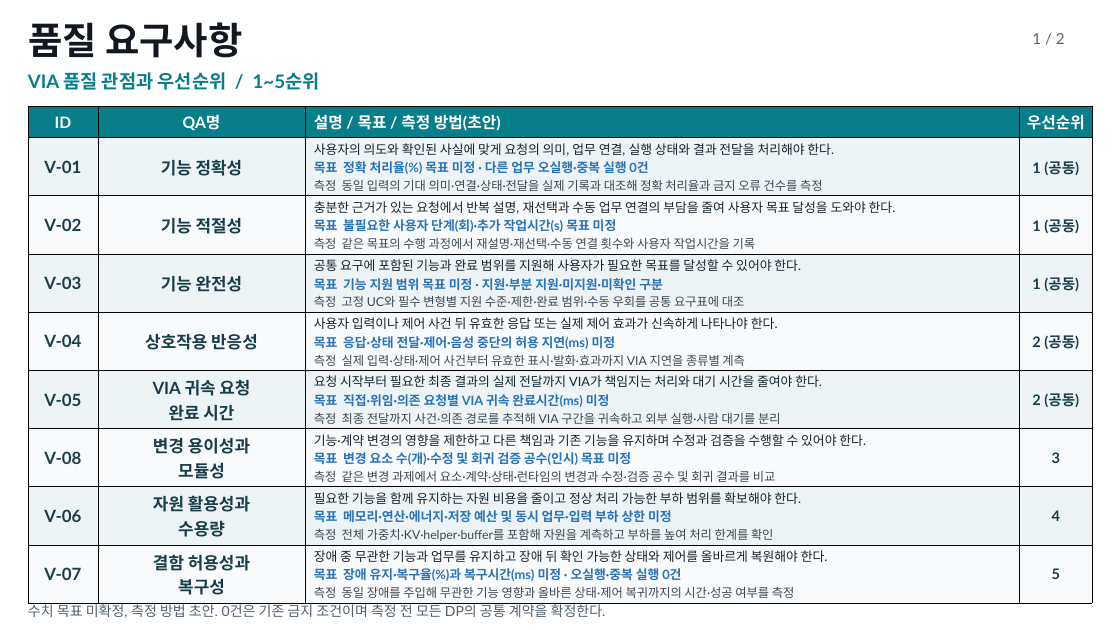
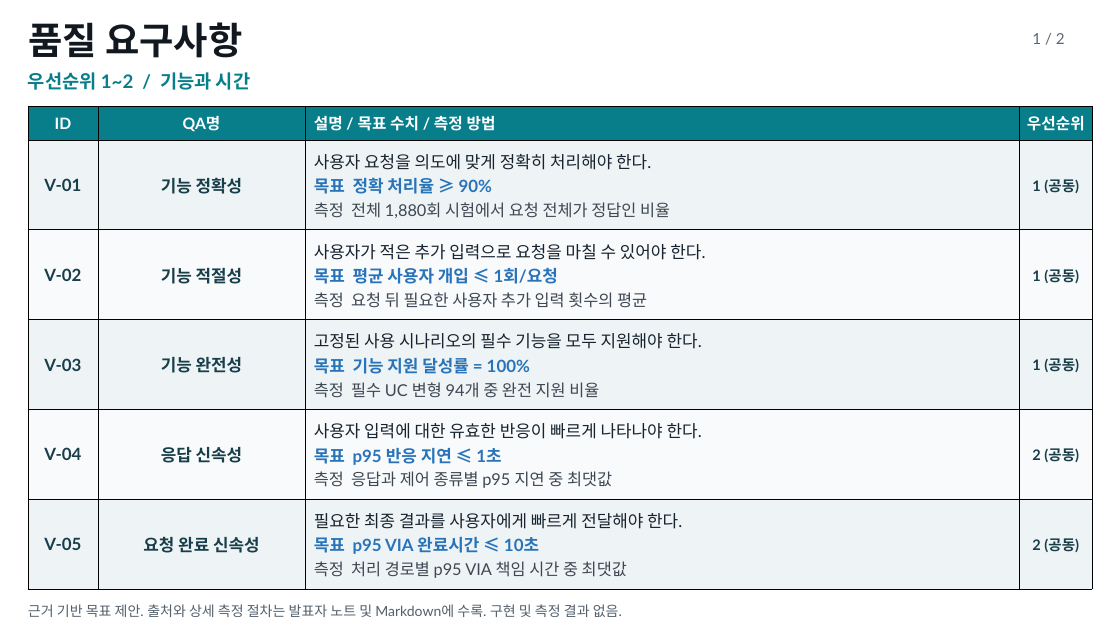
Before and after one commit to cbyche/via-sw-architecture, a slide deck: slide 1 of docs/presentations_files/quality-attributes/VIA-quality-attributes.pptx. Drawn at 1120x630 pixels with LibreOffice and Linux fonts; fonts in the diff are those of the drawing. Boxes give left, top, right and bottom in pixels: in the first picture for what was removed or moved away, otherwise in the second. Text is boxed around its words. In the diff, an @@ line names an element or a change of style, - is before the commit and + after.

```diff
--- a/docs/presentations_files/quality-attributes/VIA-quality-attributes.pptx
+++ b/docs/presentations_files/quality-attributes/VIA-quality-attributes.pptx
@@ text at [28, 72, 250, 90]: text changed @@
-VIA 품질 관점과 우선순위 / 1~5순위
+우선순위 1~2 / 기능과 시간
@@ table at [28, 106, 1092, 589] @@
-row 1: ID | QA명 | 설명 / 목표 / 측정 방법(초안) | 우선순위
-row 2: V-01 | 기능 정확성 | 사용자의 의도와 확인된 사실에 맞게 요청의 의미, 업무 연결, 실행 상태와 결과 전달을 처리해야 한다. / 목표 정확 처리율(%) 목표 미정 · 다른 업무 오실행·중복 실행 0건 / 측정 동일 입력의 기대 의미·연결·상태·전달을 실제 기록과 대조해 정확 처리율과 금지 오류 건수를 측정 | 1 (공동)
-row 3: V-02 | 기능 적절성 | 충분한 근거가 있는 요청에서 반복 설명, 재선택과 수동 업무 연결의 부담을 줄여 사용자 목표 달성을 도와야 한다. / 목표 불필요한 사용자 단계(회)·추가 작업시간(s) 목표 미정 / 측정 같은 목표의 수행 과정에서 재설명·재선택·수동 연결 횟수와 사용자 작업시간을 기록 | 1 (공동)
-row 4: V-03 | 기능 완전성 | 공통 요구에 포함된 기능과 완료 범위를 지원해 사용자가 필요한 목표를 달성할 수 있어야 한다. / 목표 기능 지원 범위 목표 미정 · 지원·부분 지원·미지원·미확인 구분 / 측정 고정 UC와 필수 변형별 지원 수준·제한·완료 범위·수동 우회를 공통 요구표에 대조 | 1 (공동)
-row 5: V-04 | 상호작용 반응성 | 사용자 입력이나 제어 사건 뒤 유효한 응답 또는 실제 제어 효과가 신속하게 나타나야 한다. / 목표 응답·상태 전달·제어·음성 중단의 허용 지연(ms) 미정 / 측정 실제 입력·상태·제어 사건부터 유효한 표시·발화·효과까지 VIA 지연을 종류별 계측 | 2 (공동)
-row 6: V-05 | VIA 귀속 요청 / 완료 시간 | 요청 시작부터 필요한 최종 결과의 실제 전달까지 VIA가 책임지는 처리와 대기 시간을 줄여야 한다. / 목표 직접·위임·의존 요청별 VIA 귀속 완료시간(ms) 미정 / 측정 최종 전달까지 사건·의존 경로를 추적해 VIA 구간을 귀속하고 외부 실행·사람 대기를 분리 | 2 (공동)
-row 7: V-08 | 변경 용이성과 / 모듈성 | 기능·계약 변경의 영향을 제한하고 다른 책임과 기존 기능을 유지하며 수정과 검증을 수행할 수 있어야 한다. / 목표 변경 요소 수(개)·수정 및 회귀 검증 공수(인시) 목표 미정 / 측정 같은 변경 과제에서 요소·계약·상태·런타임의 변경과 수정·검증 공수 및 회귀 결과를 비교 | 3
-row 8: V-06 | 자원 활용성과 / 수용량 | 필요한 기능을 함께 유지하는 자원 비용을 줄이고 정상 처리 가능한 부하 범위를 확보해야 한다. / 목표 메모리·연산·에너지·저장 예산 및 동시 업무·입력 부하 상한 미정 / 측정 전체 가중치·KV·helper·buffer를 포함해 자원을 계측하고 부하를 높여 처리 한계를 확인 | 4
-row 9: V-07 | 결함 허용성과 / 복구성 | 장애 중 무관한 기능과 업무를 유지하고 장애 뒤 확인 가능한 상태와 제어를 올바르게 복원해야 한다. / 목표 장애 유지·복구율(%)과 복구시간(ms) 미정 · 오실행·중복 실행 0건 / 측정 동일 장애를 주입해 무관한 기능 영향과 올바른 상태·제어 복귀까지의 시간·성공 여부를 측정 | 5
+row 1: ID | QA명 | 설명 / 목표 수치 / 측정 방법 | 우선순위
+row 2: V-01 | 기능 정확성 | 사용자 요청을 의도에 맞게 정확히 처리해야 한다. / 목표 정확 처리율 ≥ 90% / 측정 전체 1,880회 시험에서 요청 전체가 정답인 비율 | 1 (공동)
+row 3: V-02 | 기능 적절성 | 사용자가 적은 추가 입력으로 요청을 마칠 수 있어야 한다. / 목표 평균 사용자 개입 ≤ 1회/요청 / 측정 요청 뒤 필요한 사용자 추가 입력 횟수의 평균 | 1 (공동)
+row 4: V-03 | 기능 완전성 | 고정된 사용 시나리오의 필수 기능을 모두 지원해야 한다. / 목표 기능 지원 달성률 = 100% / 측정 필수 UC 변형 94개 중 완전 지원 비율 | 1 (공동)
+row 5: V-04 | 응답 신속성 | 사용자 입력에 대한 유효한 반응이 빠르게 나타나야 한다. / 목표 p95 반응 지연 ≤ 1초 / 측정 응답과 제어 종류별 p95 지연 중 최댓값 | 2 (공동)
+row 6: V-05 | 요청 완료 신속성 | 필요한 최종 결과를 사용자에게 빠르게 전달해야 한다. / 목표 p95 VIA 완료시간 ≤ 10초 / 측정 처리 경로별 p95 VIA 책임 시간 중 최댓값 | 2 (공동)
@@ text at [28, 604, 622, 617]: text changed @@
-수치 목표 미확정, 측정 방법 초안. 0건은 기존 금지 조건이며 측정 전 모든 DP의 공통 계약을 확정한다.
+근거 기반 목표 제안. 출처와 상세 측정 절차는 발표자 노트 및 Markdown에 수록. 구현 및 측정 결과 없음.
```
Also in this commit, not shown: 1 other slide changed, 10 other files.
